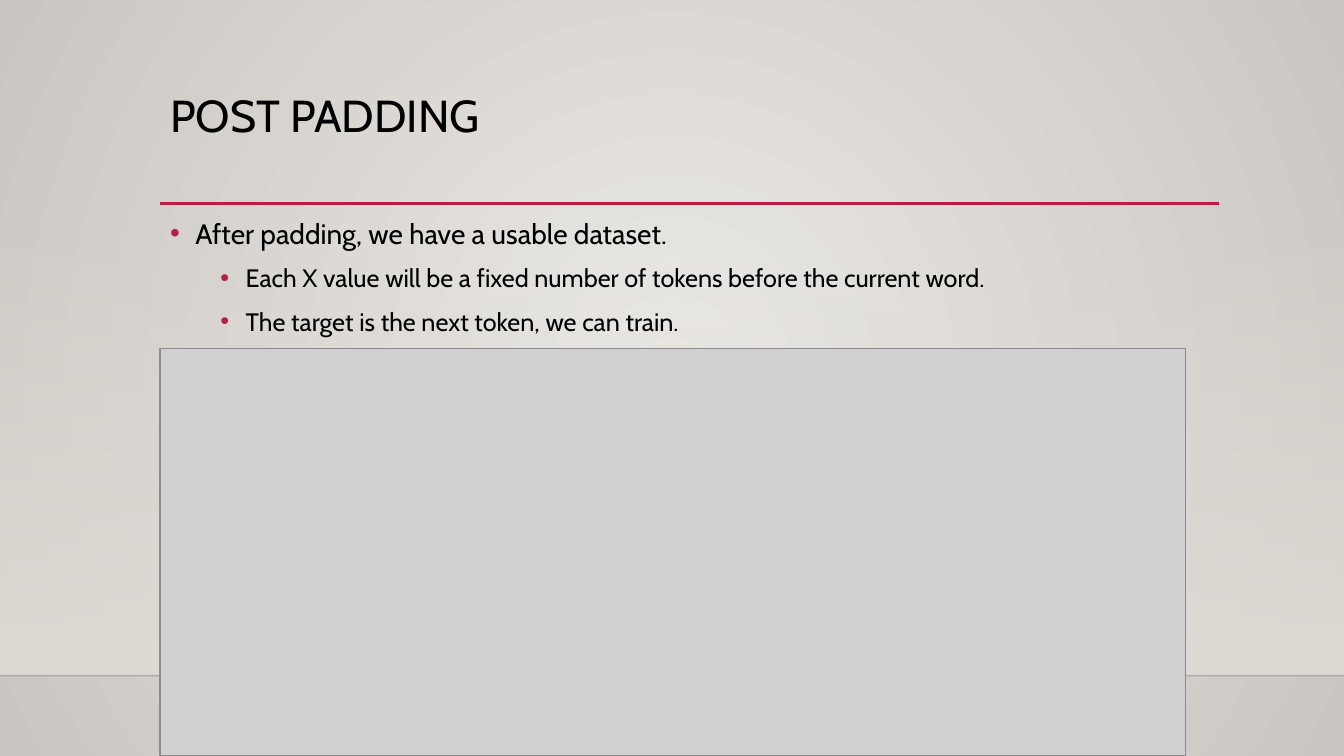
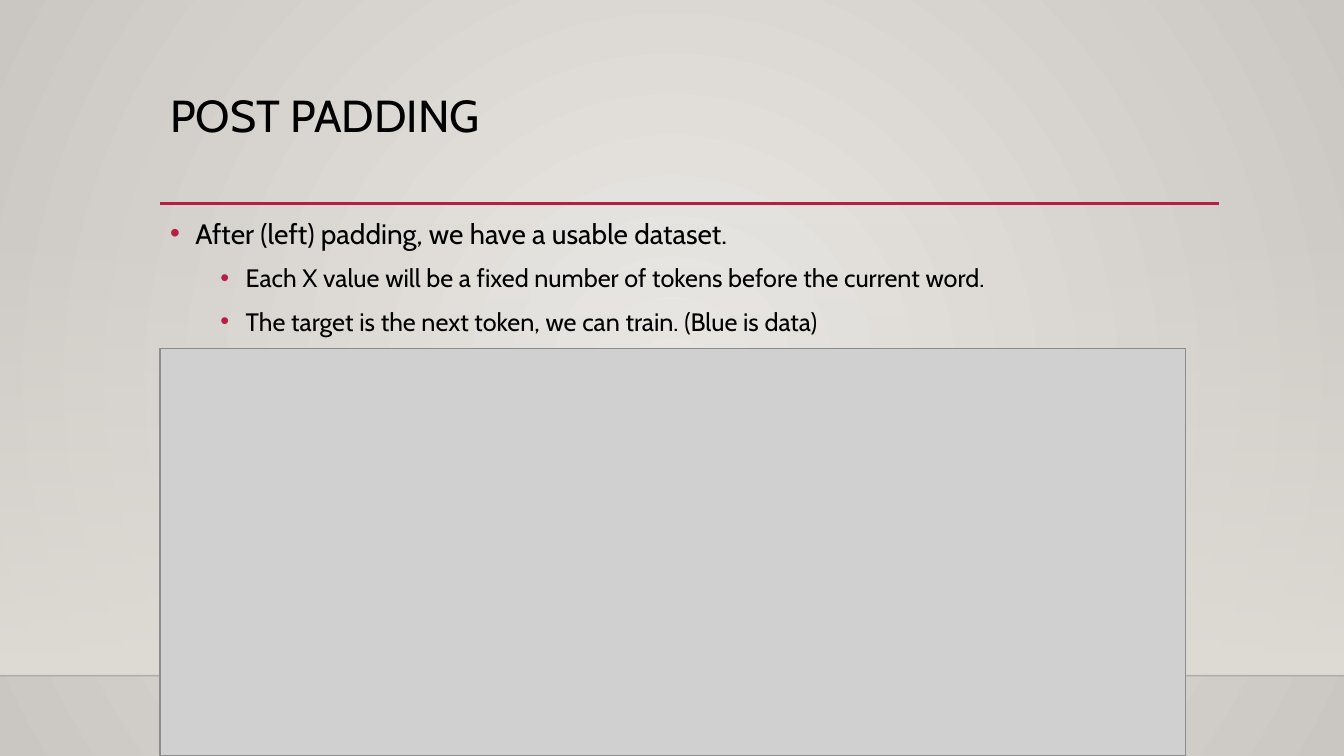
Before and after one commit to AkeemSemperDataScience/Intro_to_Machine_Learning_Students, a slide deck: slide 18 of reference_content/Slides/text_gen_lstm.pptx (slide 12 before the commit). Drawn at 1344x756 pixels with LibreOffice and Linux fonts; fonts in the diff are those of the drawing; grey boxes stand for pictures; background and template pictures are left out. Boxes give left, top, right and bottom in pixels: in the first picture for what was removed or moved away, otherwise in the second. Text is boxed around its words. In the diff, an @@ line names an element or a change of style, - is before the commit and + after.

```diff
--- a/reference_content/Slides/text_gen_lstm.pptx
+++ b/reference_content/Slides/text_gen_lstm.pptx
@@ text at bbox=[195, 223, 727, 250]: text changed @@
-• After padding, we have a usable dataset.
+• After (left) padding, we have a usable dataset.
@@ text at bbox=[246, 312, 818, 337]: text changed @@
-  • The target is the next token, we can train.
+  • The target is the next token, we can train. (Blue is data)
```
Also in this commit, not shown: 7 other slides changed, 14 slides added, 3 other files.
